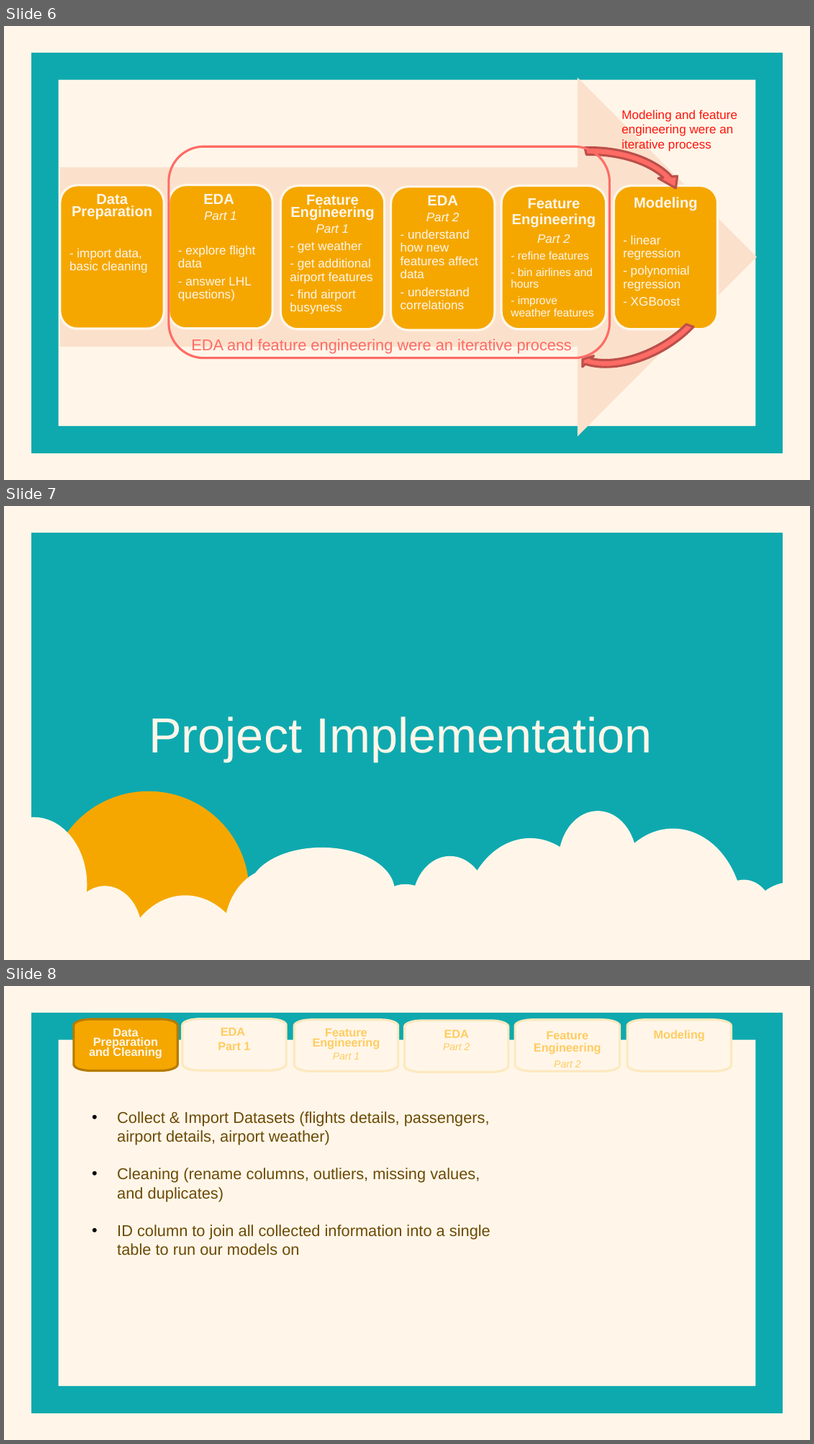
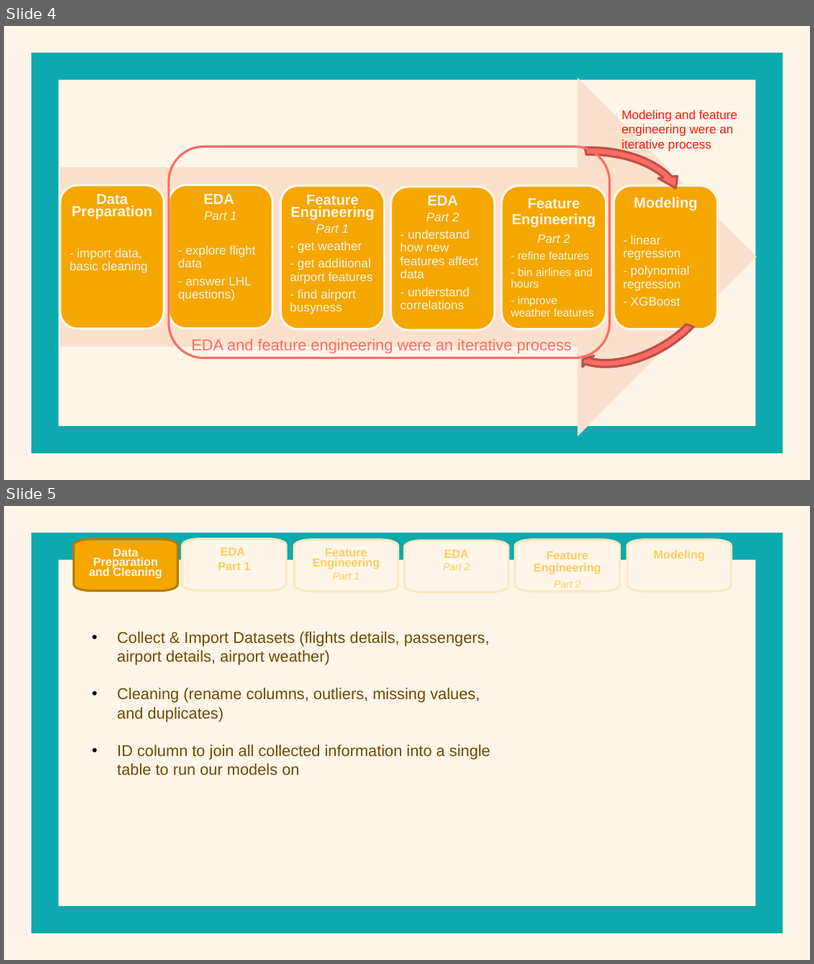
Before and after one commit to 538455/LHL_MidTermProject-Flight-Delay-Predictions, a slide deck: Supporting Documents/Presentation.pptx. Shown one above the other, each under a label of ours: slides 6, 7 and 8 before the commit, slides 4 and 5 after it. The pictures are 814x1444 and 814x964 pixels, drawn with LibreOffice and Linux fonts; fonts in the diff are those of the drawing. Boxes give left, top, right and bottom in pixels: in the first picture for what was removed or moved away, otherwise in the second. Text is boxed around its words. In the diff, an @@ line names an element or a change of style, - is before the commit and + after.

```diff
--- a/Supporting Documents/Presentation.pptx
+++ b/Supporting Documents/Presentation.pptx
@@ slide 7 removed at bbox=[4, 506, 810, 960], background #FFF6E9; not listed: 1 template element that a slide beside it also shows @@
@@ title removed at bbox=[149, 716, 653, 761] @@
-Project Implementation
@@ freeform shape removed at bbox=[40, 790, 250, 960] @@
@@ freeform shape removed at bbox=[4, 811, 810, 960] @@
@@ ellipse removed at bbox=[249, 847, 395, 934] @@
@@ what was slide 6 is now slide 4 @@
@@ what was slide 8 is now slide 5 @@
```
Also in this commit, not shown: 2 slides changed, 5 other slides removed, 5 other files.
